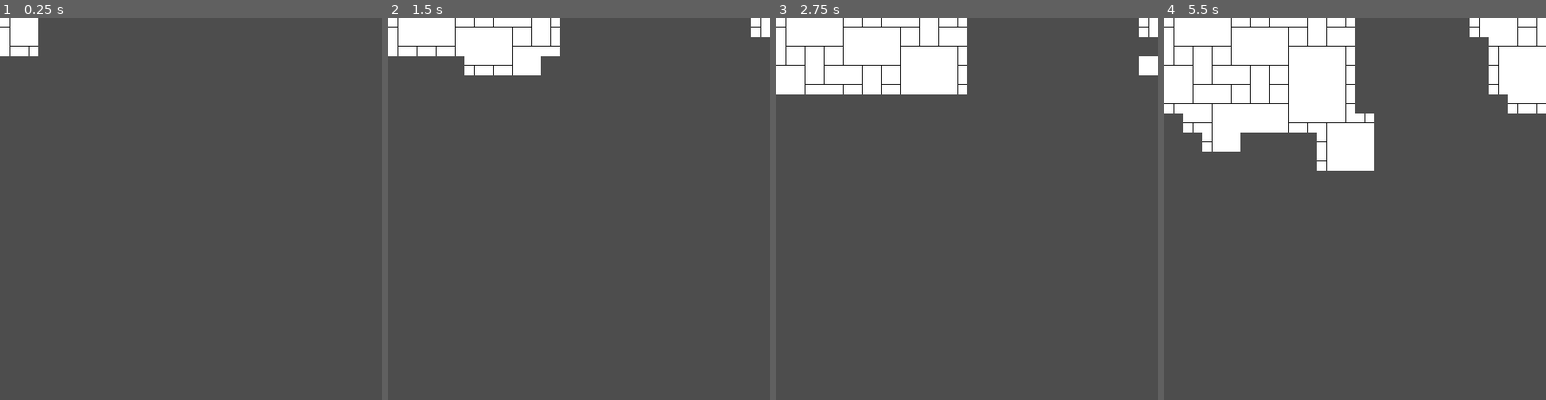
Above: before the commit, frames 1-4 (left to right).
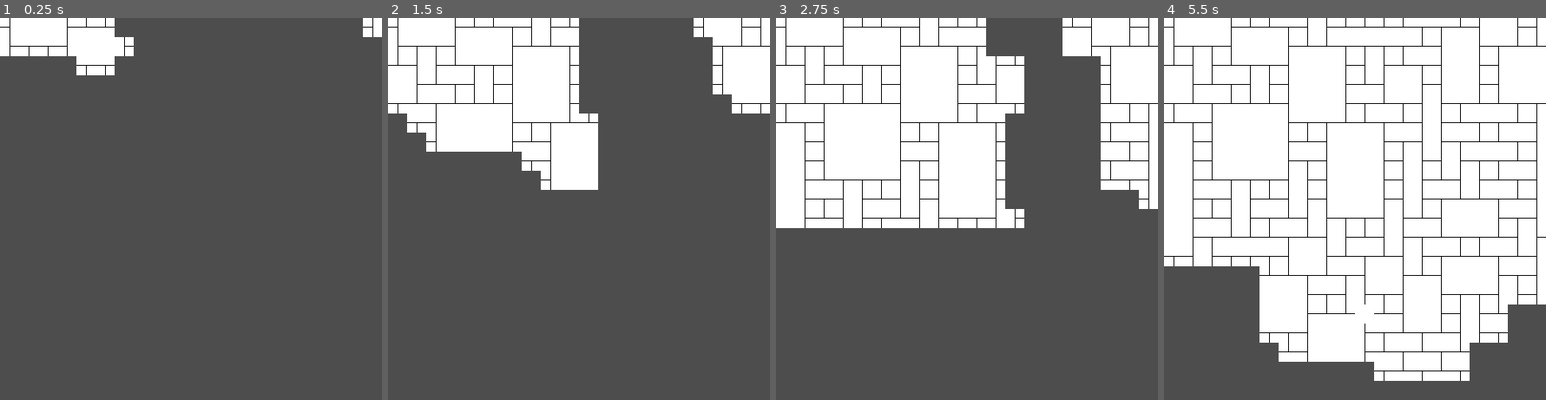
Above: after the commit, the same moments.

Repository: lilbernier/wfc-godot
Game: Godot game, scene res://scenes/2d/wfc2d.tscn
The game is run twice, just before and just after one commit, with the same random seed, the same clock (stepped at 60 frames per second) and the same inputs. Before the commit the project starts from res://scenes/2d/wfc.tscn.
Inputs:
- Up to frame 1 (0.25 s): no input
- Up to frame 2 (1.5 s): hold Down (ui_down) from 1.28 s (still down)
- Up to frame 3 (2.75 s): release Down (ui_down) at 2.03 s
- Up to frame 4 (5.5 s): hold Down (ui_down) from 3.53 s (still down)

The runs differ from the first frame. In frame 1, 3.0% of the frame differs, in the area x 10-100%, y 0-15%; in frame 2, 17%; in frame 3, 31%; in frame 4, 62%, in the area x 0-100%, y 0-95%.

Commit message:
pathing changes wfc scripts are now held within scripts/wfc/ renamed

Diff:
--- a/project.godot
+++ b/project.godot
@@ -11,7 +11,7 @@
 [application]
 
 config/name="wfc"
-run/main_scene="res://scenes/2d/wfc.tscn"
+run/main_scene="res://scenes/2d/wfc2d.tscn"
 config/features=PackedStringArray("4.1", "GL Compatibility")
 config/icon="res://icon.svg"
 
--- a/scenes/2d/wfc.tscn
+++ /dev/null
@@ -1,14 +0,0 @@
-[gd_scene load_steps=7 format=3 uid="uid://d18ghjof7xgju"]
-
-[ext_resource type="Script" path="res://wfc.gd" id="1_fiskc"]
-[ext_resource type="Resource" uid="uid://csfywibo3m378" path="res://tileSets/2d/blank.tres" id="2_j25u8"]
-[ext_resource type="Resource" uid="uid://6nf2l8maqcwn" path="res://tileSets/2d/down.tres" id="3_u4ovp"]
-[ext_resource type="Resource" uid="uid://ckgktls1v0jl5" path="res://tileSets/2d/left.tres" id="4_ti5e1"]
-[ext_resource type="Resource" uid="uid://0xqar27lhpdh" path="res://tileSets/2d/right.tres" id="5_8ubb8"]
-[ext_resource type="Resource" uid="uid://xji2e0rtxkh8" path="res://tileSets/2d/up.tres" id="6_mlw6c"]
-
-[node name="wfc" type="Node2D"]
-script = ExtResource("1_fiskc")
-tileSet = Array[Resource("res://tile.gd")]([ExtResource("2_j25u8"), ExtResource("3_u4ovp"), ExtResource("4_ti5e1"), ExtResource("5_8ubb8"), ExtResource("6_mlw6c")])
-dimensions = 20
-generationSpeed = 0.05
--- /dev/null
+++ b/scenes/2d/wfc2d.tscn
@@ -0,0 +1,14 @@
+[gd_scene load_steps=7 format=3 uid="uid://d18ghjof7xgju"]
+
+[ext_resource type="Script" path="res://scripts/wfc/wfc.gd" id="1_fawom"]
+[ext_resource type="Resource" uid="uid://csfywibo3m378" path="res://tileSets/2d/blank.tres" id="2_0cstw"]
+[ext_resource type="Resource" uid="uid://6nf2l8maqcwn" path="res://tileSets/2d/down.tres" id="3_huy6x"]
+[ext_resource type="Resource" uid="uid://ckgktls1v0jl5" path="res://tileSets/2d/left.tres" id="4_6h5a0"]
+[ext_resource type="Resource" uid="uid://0xqar27lhpdh" path="res://tileSets/2d/right.tres" id="5_6yvtn"]
+[ext_resource type="Resource" uid="uid://xji2e0rtxkh8" path="res://tileSets/2d/up.tres" id="6_12as0"]
+
+[node name="wfc" type="Node2D"]
+script = ExtResource("1_fawom")
+tileSet = Array[Resource("res://scripts/wfc/tile.gd")]([ExtResource("2_0cstw"), ExtResource("3_huy6x"), ExtResource("4_6h5a0"), ExtResource("5_6yvtn"), ExtResource("6_12as0")])
+dimensions = 20
+generationSpeed = 0.01
--- a/wfc.gd
+++ b/scripts/wfc/wfc.gd
@@ -92,14 +92,12 @@
 func _process(delta):
 #	#Debugger
 #	if(Input.is_action_just_pressed("ui_down")):
-#		entropy()
+#		ent	ropy()
 	pass
 
 #Create a Square for the grid using un.gd
 func createCell(_position):
 	var node = cell.new()
-	#node.texture = squareTexture
-	node.set_script(load("res://cell.gd"))
 	add_child(node)
 	node.position = _position
 	node.options = tileSet.duplicate()
--- a/tileSets/2d/blank.tres
+++ b/tileSets/2d/blank.tres
@@ -1,6 +1,6 @@
 [gd_resource type="Resource" script_class="tile" load_steps=3 format=3 uid="uid://csfywibo3m378"]
 
-[ext_resource type="Script" path="res://tile.gd" id="1_w6t8n"]
+[ext_resource type="Script" path="res://scripts/wfc/tile.gd" id="1_w6t8n"]
 [ext_resource type="PackedScene" uid="uid://cb5g6qbk3630k" path="res://tiles/2d/blankScene.tscn" id="4_4ax81"]
 
 [resource]
--- a/tileSets/2d/down.tres
+++ b/tileSets/2d/down.tres
@@ -1,6 +1,6 @@
 [gd_resource type="Resource" script_class="tile" load_steps=3 format=3 uid="uid://6nf2l8maqcwn"]
 
-[ext_resource type="Script" path="res://tile.gd" id="3_c4ilo"]
+[ext_resource type="Script" path="res://scripts/wfc/tile.gd" id="3_c4ilo"]
 [ext_resource type="PackedScene" uid="uid://daac5bu2ylrtk" path="res://tiles/2d/downScene.tscn" id="4_poffu"]
 
 [resource]
--- a/tileSets/2d/left.tres
+++ b/tileSets/2d/left.tres
@@ -1,6 +1,6 @@
 [gd_resource type="Resource" script_class="tile" load_steps=3 format=3 uid="uid://ckgktls1v0jl5"]
 
-[ext_resource type="Script" path="res://tile.gd" id="3_35dt7"]
+[ext_resource type="Script" path="res://scripts/wfc/tile.gd" id="3_35dt7"]
 [ext_resource type="PackedScene" uid="uid://cfbotnfa0bc6m" path="res://tiles/2d/leftScene.tscn" id="5_j0tcc"]
 
 [resource]
--- a/tileSets/2d/right.tres
+++ b/tileSets/2d/right.tres
@@ -1,6 +1,6 @@
 [gd_resource type="Resource" script_class="tile" load_steps=3 format=3 uid="uid://0xqar27lhpdh"]
 
-[ext_resource type="Script" path="res://tile.gd" id="3_1hlrx"]
+[ext_resource type="Script" path="res://scripts/wfc/tile.gd" id="3_1hlrx"]
 [ext_resource type="PackedScene" uid="uid://cg6vmko13vqym" path="res://tiles/2d/rightScene.tscn" id="5_vwojs"]
 
 [resource]
--- a/tileSets/2d/up.tres
+++ b/tileSets/2d/up.tres
@@ -1,6 +1,6 @@
 [gd_resource type="Resource" script_class="tile" load_steps=3 format=3 uid="uid://xji2e0rtxkh8"]
 
-[ext_resource type="Script" path="res://tile.gd" id="3_gdttg"]
+[ext_resource type="Script" path="res://scripts/wfc/tile.gd" id="3_gdttg"]
 [ext_resource type="PackedScene" uid="uid://dnvgcn1ryll5o" path="res://tiles/2d/upScene.tscn" id="5_2gcy2"]
 
 [resource]
Renamed: cell.gd -> scripts/wfc/cell.gd
Renamed: tile.gd -> scripts/wfc/tile.gd
Not shown, added: scenes/2d/wfc4848.tmp
